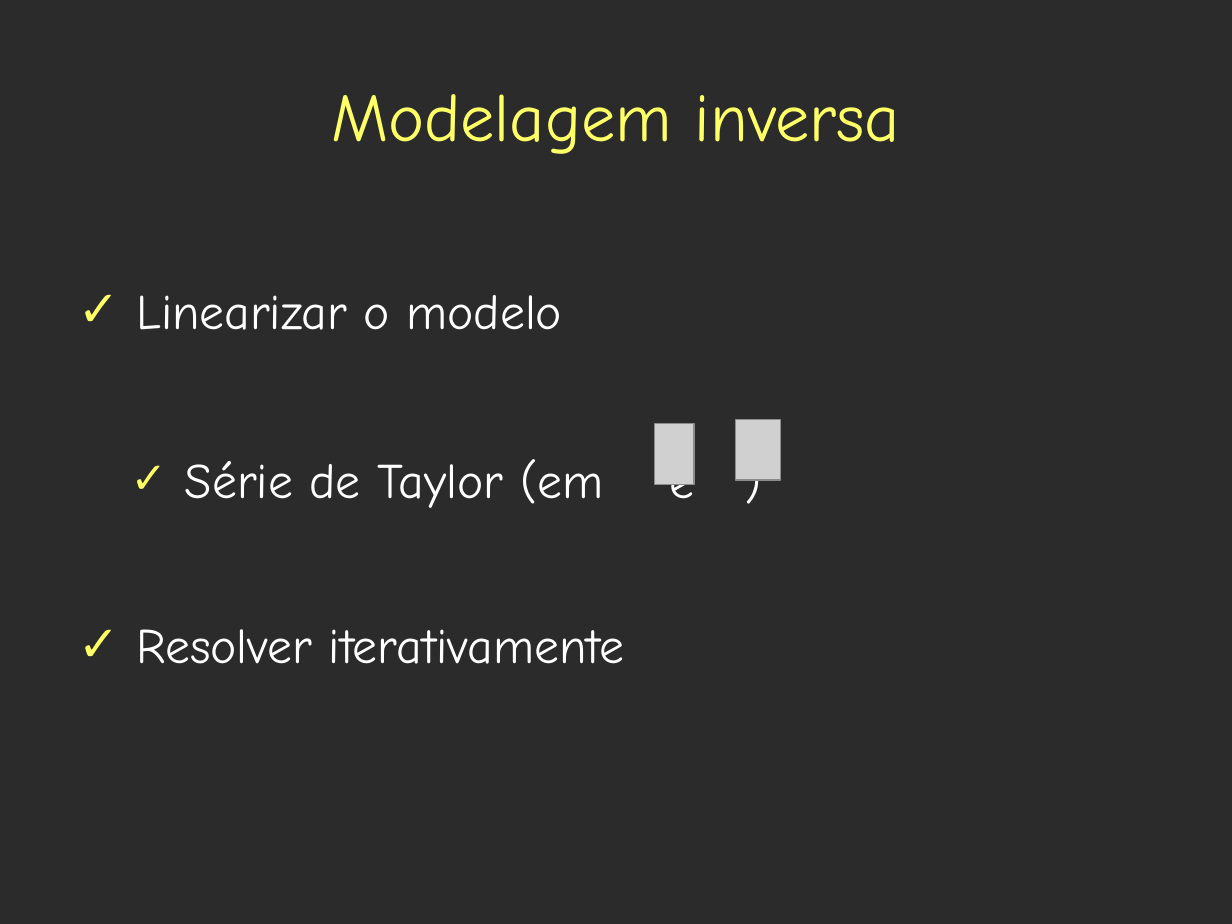
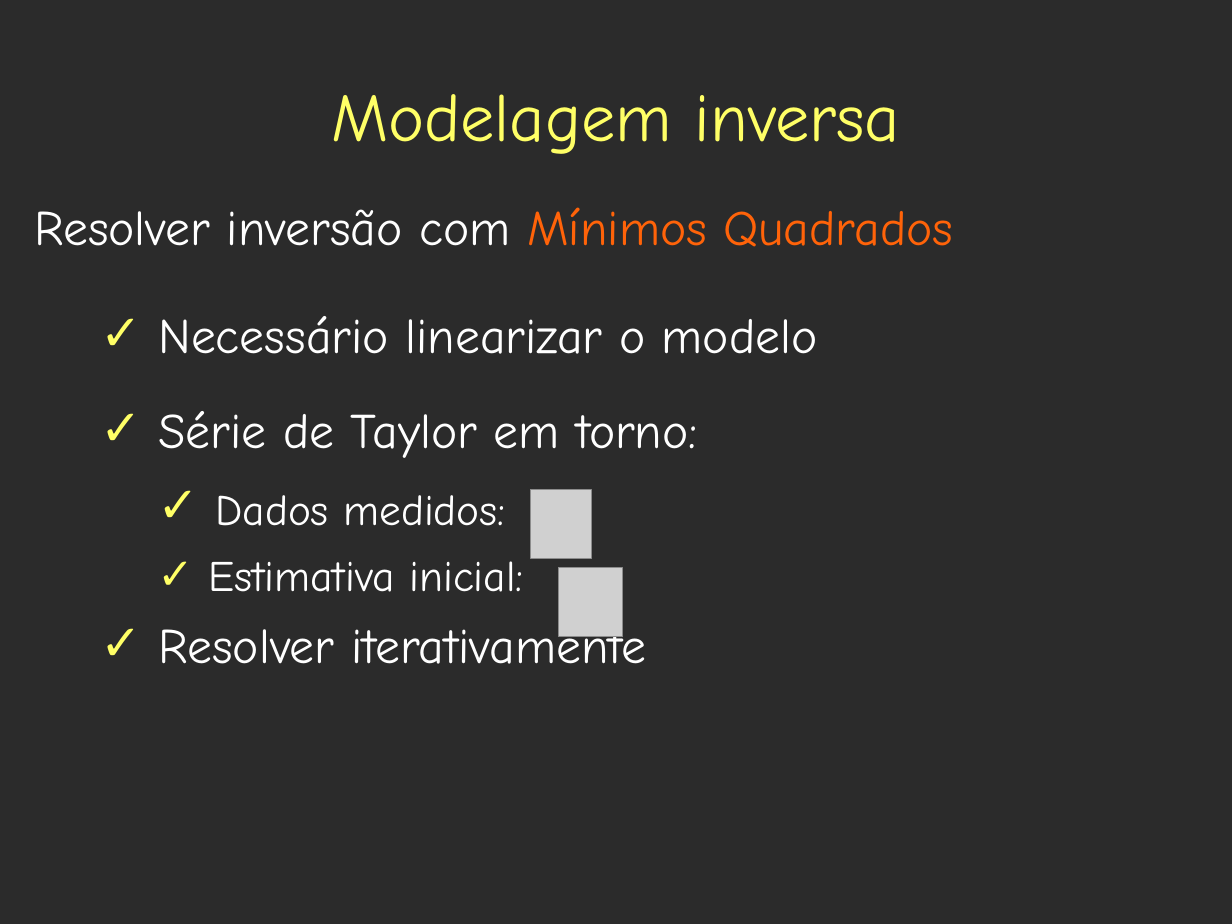
Before and after one commit to leouieda/geothermics, a slide deck: slide 99 of presentations/base_litosfera/estado_termico_lito_subcrustal.odp (slide 96 before the commit). Drawn at 1232x924 pixels with LibreOffice and Linux fonts; fonts in the diff are those of the drawing; grey boxes stand for pictures; background and template pictures are left out; a plain dark background stands for a picture behind light text. Boxes give left, top, right and bottom in pixels: in the first picture for what was removed or moved away, otherwise in the second. Text is boxed around its words. In the diff, an @@ line names an element or a change of style, - is before the commit and + after.

```diff
--- a/presentations/base_litosfera/estado_termico_lito_subcrustal.odp
+++ b/presentations/base_litosfera/estado_termico_lito_subcrustal.odp
@@ text at <box>34,207,953,592</box>: text changed @@
-✓ Linearizar o modelo
-  ✓ Série de Taylor (em e )
+Resolver inversão com Mínimos Quadrados
+  ✓ Necessário linearizar o modelo
+  ✓ Série de Taylor em torno:
+    ✓ Dados medidos:
+    ✓ Estimativa inicial:
@@ text "Resolver inversão com Mínimos Quadrados": place and size @@
-text "Resolver inversão com Mínimos Quadrados" at <box>136,295,624,664</box>
+text "Resolver inversão com Mínimos Quadrados" at <box>34,207,953,664</box>
@@ picture: place and size @@
-picture at <box>655,424,695,485</box>
+picture at <box>531,490,591,559</box>
@@ picture: place and size @@
-picture at <box>736,419,781,481</box>
+picture at <box>559,568,623,637</box>
@@ text at <box>158,620,646,664</box>: list level 1 to 2 in "Resolver iterativamente" @@
```
Also in this commit, not shown: 17 other slides changed, 3 slides added.
